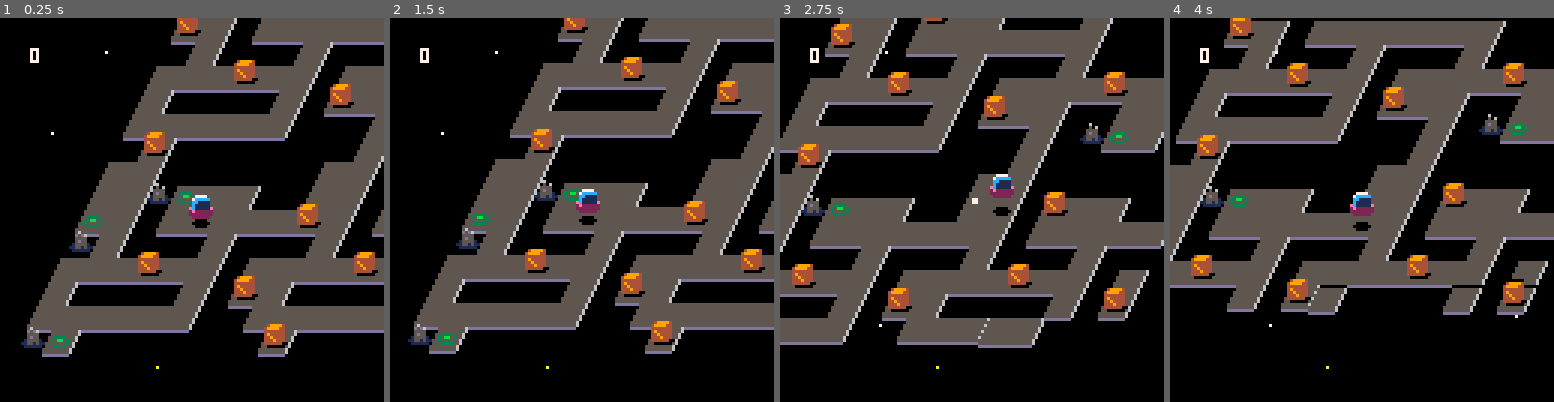
Above: before the commit, frames 1-4 (left to right).
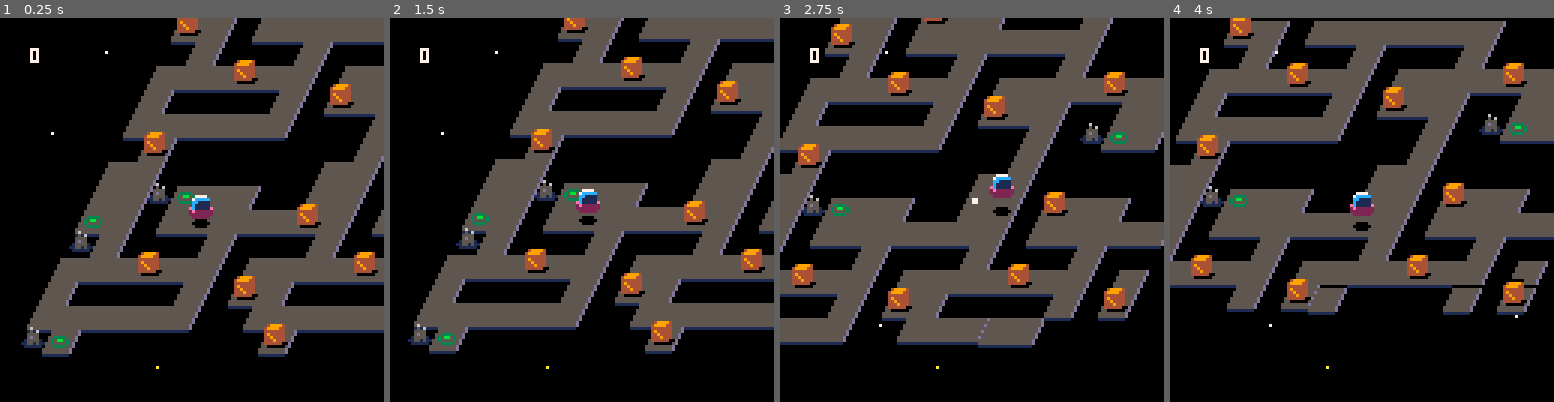
Above: after the commit, the same moments.

Repository: t-mw/superstar
Game: PICO-8 cartridge ld43.p8
Same seed, same stepped clock (60 frames per second), same inputs: the game is played once before the commit and once after it.
Inputs:
- Up to frame 1 (0.25 s): no input
- Up to frame 2 (1.5 s): tap X (X key) at 0.33, 1.07 s; tap O (Z key) at 0.7 s
- Up to frame 3 (2.75 s): hold Right 1.6-2.1 s; tap O (Z key) at 1.7, 2.1, 2.5 s; tap X (X key) at 1.85 s; hold Up 2.15-2.42 s; hold Right from 2.47 s (still down)
- Up to frame 4 (4 s): tap O (Z key) at 2.9, 3.3, 3.7 s; tap X (X key) at 2.97 s; release Right at 3.03 s; hold Left 3.08-3.58 s; hold Down 3.63-3.97 s

The runs differ from the first frame. In frame 1, 3.4% of the frame differs, in the area x 7-100%, y 0-89%; in frame 2, 3.5%; in frame 3, 4.2%, in the area x 0-100%, y 0-86%; in frame 4, 3.8%.

Commit message:
Update tile sprite

Diff:
--- a/ld43.p8
+++ b/ld43.p8
@@ -714,15 +714,15 @@
 00000000000000000000000000000000000000000000000000000700000007000000000000000000000000000000000000000000000000000000000000000000
 00000000000000000700000000000000000000000000000000000070000000700000007000000000000000000000000000000000000000000000000000000000
 00000000000000000000000000000000000000000000000000000000000000000000000000000000000000000000000000000000000000000000000000000000
-00055555555560007777777700000000000000000000000000000000000000000000000000000000000000000000000000000000000000000000000000000000
-00055555555560007777777700000000000000000000000000000000000000000000000000000000000000000000000000000000000000000000000000000000
-00555555555600007777777700000000000000000000000000000000000000000000000000000000000000000000000000000000000000000000000000000000
-00555555555600007777777700000000000000000000000000000000000000000000000000000000000000000000000000000000000000000000000000000000
-05555555556000007777777700000000000000000000000000000000000000000000000000000000000000000000000000000000000000000000000000000000
-05555555556000007700007700000000000000000000000000000000000000000000000000000000000000000000000000000000000000000000000000000000
-55555555560000007000000700000000000000000000000000000000000000000000000000000000000000000000000000000000000000000000000000000000
-55555555560000007700007700000000000000000000000000000000000000000000000000000000000000000000000000000000000000000000000000000000
-ddddddddd00000000000000000000000000000000000000000000000000000000000000000000000000000000000000000000000000000000000000000000000
+000555555555d0007777777700000000000000000000000000000000000000000000000000000000000000000000000000000000000000000000000000000000
+000555555555d0007777777700000000000000000000000000000000000000000000000000000000000000000000000000000000000000000000000000000000
+00555555555d00007777777700000000000000000000000000000000000000000000000000000000000000000000000000000000000000000000000000000000
+00555555555d00007777777700000000000000000000000000000000000000000000000000000000000000000000000000000000000000000000000000000000
+0555555555d000007777777700000000000000000000000000000000000000000000000000000000000000000000000000000000000000000000000000000000
+0555555555d000007700007700000000000000000000000000000000000000000000000000000000000000000000000000000000000000000000000000000000
+555555555d0000007000000700000000000000000000000000000000000000000000000000000000000000000000000000000000000000000000000000000000
+555555555d0000007700007700000000000000000000000000000000000000000000000000000000000000000000000000000000000000000000000000000000
+11111111100000000000000000000000000000000000000000000000000000000000000000000000000000000000000000000000000000000000000000000000
 __map__
 0101000000000000000100000000000000000000000000000000001100000000000000000000000000000000000000000000000000000000000000000000000000000000000000000000000000000000000000000000000000000000000000000000000000000000000000000000000000000000000000000000000000000000
 0101000201010000000100000000000000000000000000000000000000000000000000130000000000000000000000000000000000000000000000000000000000000000000000000000000000000000000000000000000000000000000000000000000000000000000000000000000000000000000000000000000000000000
